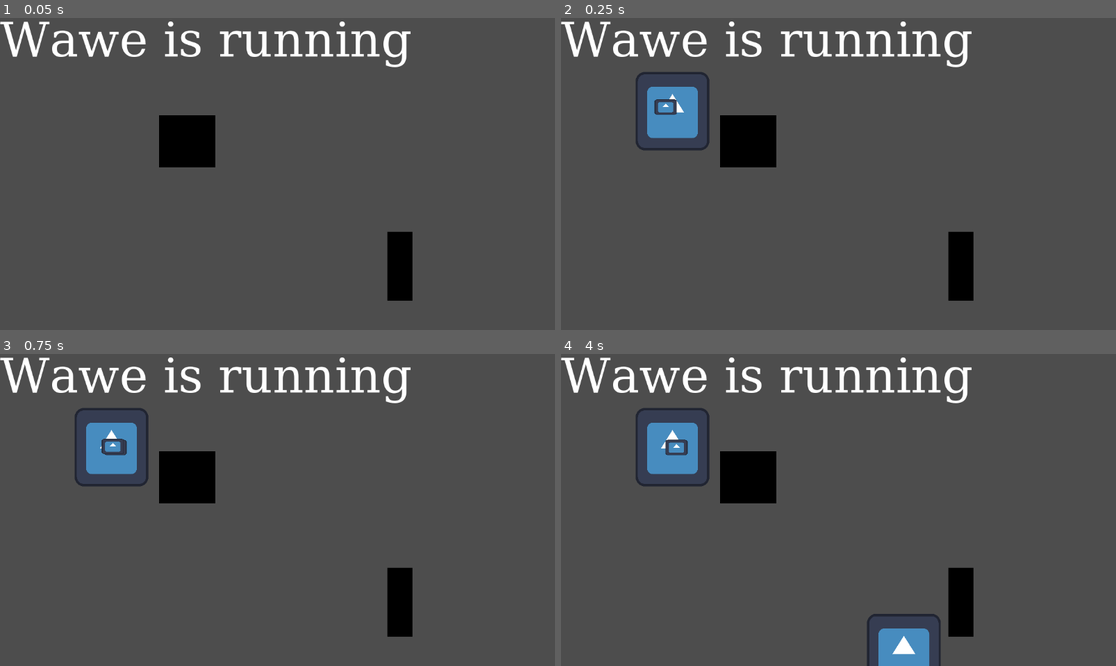
Above: before the commit, frames 1-4 (two rows, left to right).
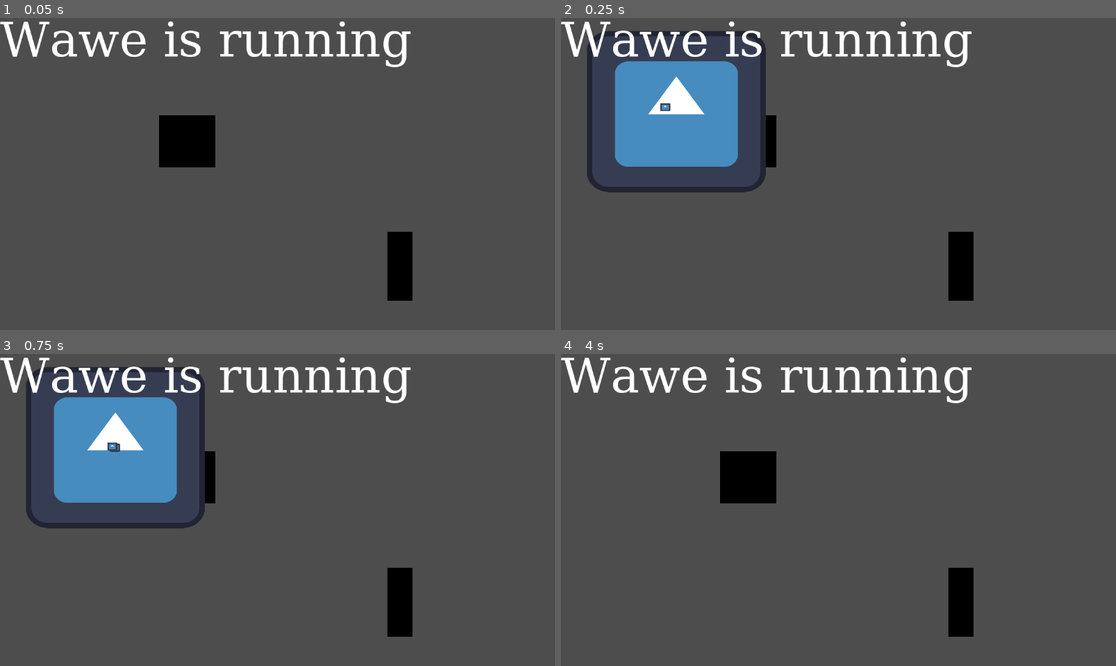
Above: after the commit, the same moments.

Repository: Nuxnuxx/gamejam-2024
Game: Godot game, scene res://main.tscn
Same seed, same stepped clock (60 frames per second), same inputs: the game is played once before the commit and once after it. The engine's default icon, where the game draws it, is replaced by a stand-in: a white triangle on a blue panel in a dark square.
Inputs:
- Up to frame 1 (0.05 s): no input
- Up to frame 2 (0.25 s): no input
- Up to frame 3 (0.75 s): no input
- Up to frame 4 (4 s): tap Enter at 2 s; tap Space at 2.75 s

Frame 1 is identical in both runs. In frame 2, 9.0% of the frame differs, in the area x 4-37%, y 4-56%; in frame 3, 9.1%; in frame 4, 3.2%.

Commit message:
feat: tower works v1

Diff:
--- a/Actors/Building/Building.gd
+++ b/Actors/Building/Building.gd
@@ -1,4 +1,46 @@
 extends Area2D
 
+var mob_in_range = []
+var reloading = false
+
+@onready var projectile = $Projectile
+@export var delay_to_shoot: float = 1
+@onready var all_projectiles = $AllProjectiles
+@onready var start_point_projectile = $StartPointProjectile
+
 func _ready():
-	self.add_to_group("BUILD", true)
+	add_to_group("BUILD", true)
+
+func _process(delta):
+	if !reloading:
+		reloading = true
+		attack_shoot()
+		await get_tree().create_timer(delay_to_shoot).timeout
+		reloading = false
+
+
+
+func attack_shoot():
+	var not_freed_mob_in_range = []
+	for mob in mob_in_range:
+		if mob != null:
+			not_freed_mob_in_range.append(mob)
+	mob_in_range = not_freed_mob_in_range
+
+	if len(mob_in_range):
+		var mob_to_shoot = mob_in_range[0]
+		var projectile_to_send = projectile.duplicate()
+
+		projectile_to_send.visible = true
+		projectile_to_send.global_position = start_point_projectile.global_position
+		all_projectiles.add_child(projectile_to_send)
+		projectile_to_send.go_to_mob_to_shoot(mob_to_shoot)
+
+func _on_projectile_range_area_entered(area):
+	if area.get_parent().is_in_group("ENNEMY"):
+		mob_in_range.append(area)
+
+
+func _on_projectile_range_area_exited(area):
+	if area.is_in_group("ENNEMY"):
+		pass
--- a/Actors/Building/Building.tscn
+++ b/Actors/Building/Building.tscn
@@ -1,6 +1,7 @@
-[gd_scene load_steps=5 format=3 uid="uid://xegxwc3xy61w"]
+[gd_scene load_steps=7 format=3 uid="uid://xegxwc3xy61w"]
 
 [ext_resource type="Script" path="res://Actors/Building/Building.gd" id="1_5hbh2"]
+[ext_resource type="PackedScene" uid="uid://by2qh5yds36wn" path="res://Actors/Building/projectile.tscn" id="2_xyavm"]
 
 [sub_resource type="Gradient" id="Gradient_3xod2"]
 
@@ -10,6 +11,9 @@
 
 [sub_resource type="RectangleShape2D" id="RectangleShape2D_3bh6v"]
 size = Vector2(64, 64)
+
+[sub_resource type="CircleShape2D" id="CircleShape2D_0tgfk"]
+radius = 244.037
 
 [node name="Building" type="Area2D"]
 position = Vector2(0, 3.8147e-06)
@@ -21,3 +25,17 @@
 
 [node name="CollisionShape2D" type="CollisionShape2D" parent="."]
 shape = SubResource("RectangleShape2D_3bh6v")
+
+[node name="StartPointProjectile" type="Marker2D" parent="."]
+
+[node name="Projectile" parent="." instance=ExtResource("2_xyavm")]
+
+[node name="ProjectileRange" type="Area2D" parent="."]
+
+[node name="CollisionShape2D" type="CollisionShape2D" parent="ProjectileRange"]
+shape = SubResource("CircleShape2D_0tgfk")
+
+[node name="AllProjectiles" type="Node" parent="."]
+
+[connection signal="area_entered" from="ProjectileRange" to="." method="_on_projectile_range_area_entered"]
+[connection signal="area_exited" from="ProjectileRange" to="." method="_on_projectile_range_area_exited"]
--- /dev/null
+++ b/Actors/Building/projectile.gd
@@ -0,0 +1,20 @@
+extends Area2D
+
+var target = null
+
+@export var speed = 10.0
+@export var damage = 50
+
+func _ready():
+	add_to_group("PROJECTILE", true)
+
+func _physics_process(delta):
+	if target == null: return
+
+	var direction = Vector2(target.global_position.x - global_position.x, target.global_position.y - global_position.y).normalized()
+	if direction.length() != 0:
+		global_position.x += direction.x * speed
+		global_position.y += direction.y * speed
+
+func go_to_mob_to_shoot(mob: Area2D):
+	target = mob
--- /dev/null
+++ b/Actors/Building/projectile.tscn
@@ -0,0 +1,28 @@
+[gd_scene load_steps=5 format=3 uid="uid://by2qh5yds36wn"]
+
+[ext_resource type="Script" path="res://Actors/Building/projectile.gd" id="1_0thei"]
+
+[sub_resource type="Gradient" id="Gradient_685kw"]
+offsets = PackedFloat32Array(0.991803, 1)
+colors = PackedColorArray(0.894118, 0.266667, 0, 1, 0, 0, 0, 0)
+
+[sub_resource type="GradientTexture2D" id="GradientTexture2D_mr5sg"]
+gradient = SubResource("Gradient_685kw")
+fill = 1
+fill_from = Vector2(0.498576, 0.48433)
+fill_to = Vector2(0.806268, 0.182336)
+
+[sub_resource type="CircleShape2D" id="CircleShape2D_ryahh"]
+radius = 16.0
+
+[node name="Projectile" type="Area2D"]
+visible = false
+script = ExtResource("1_0thei")
+
+[node name="ProjectileSprite" type="Sprite2D" parent="."]
+scale = Vector2(0.59375, 0.491667)
+texture = SubResource("GradientTexture2D_mr5sg")
+
+[node name="CollisionShape2D" type="CollisionShape2D" parent="."]
+position = Vector2(0, -1.62761e-05)
+shape = SubResource("CircleShape2D_ryahh")
--- a/Actors/Ennemy/EnnemyShape/EnnemyShapeSprite/archer_skeleton_sprite.tscn
+++ b/Actors/Ennemy/EnnemyShape/EnnemyShapeSprite/archer_skeleton_sprite.tscn
@@ -14,6 +14,6 @@
 }]
 
 [node name="Sprite" type="AnimatedSprite2D"]
-position = Vector2(-8.00001, -1.00001)
-scale = Vector2(0.149902, 0.158936)
+position = Vector2(0, 0.999996)
+scale = Vector2(0.168884, 0.146088)
 sprite_frames = SubResource("SpriteFrames_jpiil")
--- a/Actors/Ennemy/EnnemyShape/archer_skeleton.tscn
+++ b/Actors/Ennemy/EnnemyShape/archer_skeleton.tscn
@@ -8,6 +8,8 @@
 [node name="archer_skeleton" type="Area2D"]
 
 [node name="Sprite" parent="." instance=ExtResource("1_71tbs")]
+position = Vector2(0.0625136, -0.0937586)
+scale = Vector2(0.363159, 0.326355)
 
 [node name="CollisionShape2D" type="CollisionShape2D" parent="."]
 shape = SubResource("RectangleShape2D_wac6n")
--- a/Actors/Ennemy/EnnemyShape/skeleton.tscn
+++ b/Actors/Ennemy/EnnemyShape/skeleton.tscn
@@ -8,9 +8,8 @@
 [node name="skeleton" type="Area2D"]
 
 [node name="Sprite" parent="." instance=ExtResource("1_3vgpt")]
-position = Vector2(1, -7.62939e-06)
-scale = Vector2(0.0449219, 0.0307614)
+position = Vector2(-9.53674e-07, -4.76837e-07)
+scale = Vector2(0.0205078, 0.0163573)
 
 [node name="CollisionShape2D" type="CollisionShape2D" parent="."]
-position = Vector2(0, 1)
 shape = SubResource("RectangleShape2D_wac6n")
--- a/Actors/Ennemy/Ennemy_Base/ennemy_base.gd
+++ b/Actors/Ennemy/Ennemy_Base/ennemy_base.gd
@@ -9,9 +9,11 @@
 const wawe_manager = preload("res://game_manager/wawe_manager.gd")
 var attacking = false
 
-func set_health_to_zero()-> void:
-	if health != 0:
-		health = 0
+func self_damage(amount: float):
+	health -= amount
+	if health <= 0:
+		queue_free()
+
 
 func get_focus_node()-> Node:
 	var focus_name = game_manager.type_focus[focus]
@@ -44,7 +46,12 @@
 func _on_area_2d_area_entered(area):
 	if area.is_in_group("BUILD"):
 		attacking = true
+	elif area.is_in_group("PROJECTILE"):
+		self_damage(area.damage)
+		area.queue_free()
 
+func _ready():
+	add_to_group("ENNEMY", true)
 
 func _on_area_2d_area_exited(area):
 		if area.is_in_group("BUILD"):
--- a/Map/Spawner.gd
+++ b/Map/Spawner.gd
@@ -17,6 +17,7 @@
 	for entity_type in wawe:
 		var codex_info = game_manager.get_codex_entity_from_name(entity_type)
 		var ennemy_shape = ennemies_shape[entity_type].instantiate()
+		ennemy_shape.add_to_group("ENNEMY", true)
 		for index_instance in wawe[entity_type]:
 			await get_tree().create_timer(0.03).timeout
 			var instance = ennemy_base.instantiate()
@@ -30,7 +31,6 @@
 			# Dans ennemy base le premier element doit etre l'area2d
 			instance.get_child(0).add_child(ennemy_shape.get_child(1).duplicate(),false,1)
 
-
 			spawn_points[index].add_child(instance)
 			index = (index + 1) % len(spawn_points)
 
